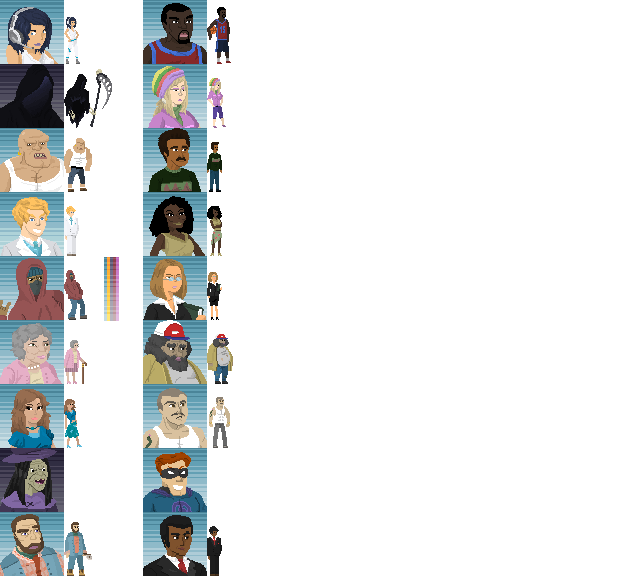
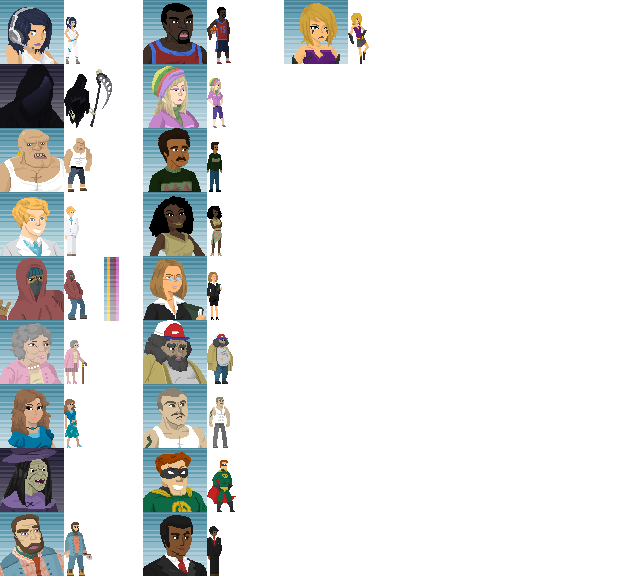
Layer changes from the first 622x576 image to the second:
removed layer "Layer 1" over <box>143,460,233,512</box>
added layer "Layer 0" above "Layer 2" over <box>143,0,369,512</box>
added layer "Layer 2" over <box>143,0,369,512</box>
